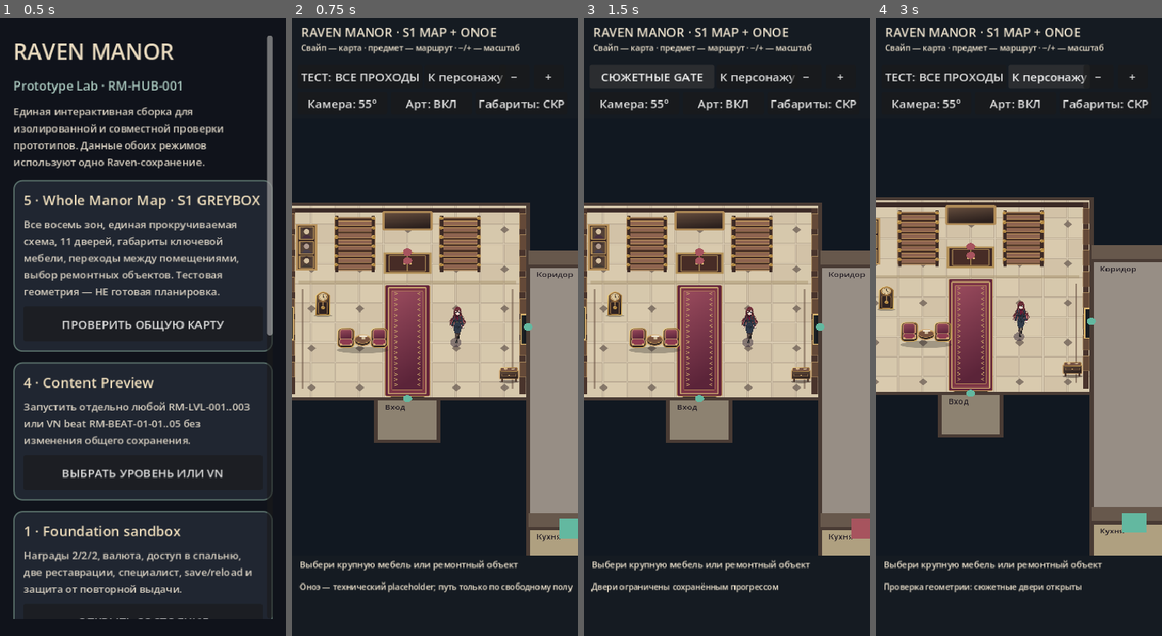
Above: before the commit, frames 1-4 (left to right).
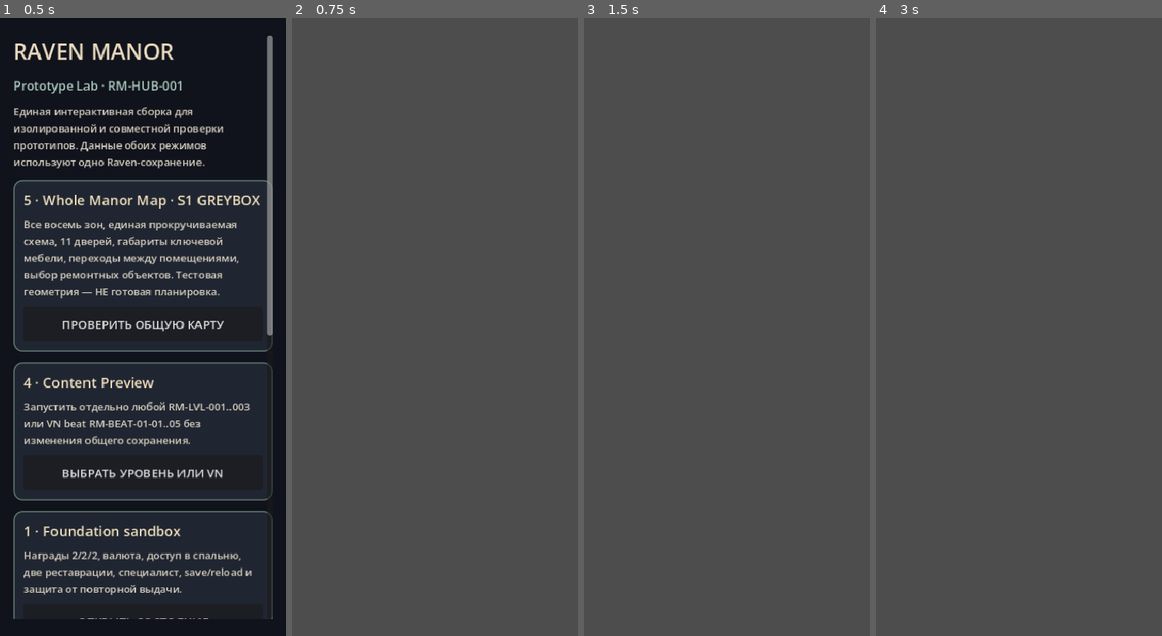
Above: after the commit, the same moments.

Repository: bezdredoff/RavenManor-Godot
Game: Godot game, scene res://scenes/raven/prototype_launcher.tscn
Same seed, same stepped clock (60 frames per second), same inputs: the game is played once before the commit and once after it.
Inputs (mouse positions are in pixels of both pictures, inside the frame that each line leads up to):
- Up to frame 1 (0.5 s): no input
- Up to frame 2 (0.75 s): click "ПРОВЕРИТЬ ОБЩУЮ КАРТУ" at 0.5 s
- Up to frame 3 (1.5 s): click (652, 73) at 1.25 s, where only the run before the commit has a clickable "ТЕСТ: ВСЕ ПРОХОДЫ"
- Up to frame 4 (3 s): click (944, 73) at 2 s, where only the run before the commit has a clickable "СЮЖЕТНЫЕ GATE"; click (1050, 73) at 2.75 s, where only the run before the commit has a clickable "К персонажу"

Frame 1 is identical in both runs. In frame 2, 98% of the frame differs, in the area x 0-100%, y 0-100%; in frame 3, 98%; in frame 4, 99%.
Error after the commit: Parse Error: Identifier "zoom_preset_button" not declared in the current scope. (res://scripts/raven/season1_map_greybox.gd:179)

Commit message:
Adopt 65 degree default, 0.74 zoom and map-scale Onoe for mobile hub framing

Diff:
--- a/scripts/raven/season1_map_greybox.gd
+++ b/scripts/raven/season1_map_greybox.gd
@@ -16,24 +16,27 @@
 const WALL_MARGIN := 28.0
 const DOOR_RADIUS := 70.0
 const FURNITURE_MARGIN := 21.0
-const DEFAULT_CAMERA_ELEVATION := 55
+const DEFAULT_CAMERA_ELEVATION := 65
+const DEFAULT_HUB_ZOOM := 0.74
+const ZOOM_PRESETS := [0.68, 0.74, 0.80]
+const ACTOR_WORLD_HEIGHT := 90.0
 const TRAVEL_SPEED := 375.0
-const TOP_UI_HEIGHT := 137.0
-const BOTTOM_UI_HEIGHT := 110.0
+const TOP_UI_HEIGHT := 86.0
+const BOTTOM_UI_HEIGHT := 90.0
 
 var rooms: Array
 var doors: Array
 var props: Array
 var world_size := Vector2(2150, 2250)
-var center := Vector2(930, 620)
-var zoom := 0.47
+var center := Vector2(750, 510)
+var zoom := DEFAULT_HUB_ZOOM
 var camera_elevation := DEFAULT_CAMERA_ELEVATION
 var floor_depth_ratio := sin(deg_to_rad(float(DEFAULT_CAMERA_ELEVATION)))
 var art_enabled := true
 var debug_art_bounds := false
 var dragging := false
 var drag_distance := 0.0
-var actor_pos := Vector2(990, 640)
+var actor_pos := Vector2(875, 635)
 var movement_points: Array[Vector2] = []
 var selected_prop: Dictionary = {}
 var repaired_in_preview := {}
@@ -149,7 +152,7 @@
 		return
 	var side := actor_sprite.animation == "side"
 	var native_height := 724.0 if side else 384.0
-	var scale_factor := (0.15 if side else 0.28) * zoom
+	var scale_factor := ACTOR_WORLD_HEIGHT * zoom / native_height
 	actor_sprite.scale = Vector2.ONE * scale_factor
 	actor_sprite.position = _screen_from_world(actor_pos) - Vector2(0, native_height * scale_factor * 0.5)
 	var screen_y := actor_sprite.position.y
@@ -172,7 +175,8 @@
 	_set_zoom(zoom / 1.17)
 
 func _set_zoom(value: float) -> void:
-	zoom = clampf(value, 0.20, 0.90)
+	zoom = clampf(value, 0.15, 1.20)
+	if is_instance_valid(zoom_preset_button): zoom_preset_button.text = "%.2f×" % zoom
 	queue_redraw()
 	_update_actor_screen()
 
@@ -353,11 +357,11 @@
 	_update_actor_screen()
 
 func _screen_from_world(p: Vector2) -> Vector2:
-	var viewport_mid := Vector2(size.x * 0.5, (TOP_UI_HEIGHT + size.y - BOTTOM_UI_HEIGHT) * 0.5)
+	var viewport_mid := _viewport_midpoint(size)
 	return viewport_mid + Vector2((p.x - center.x) * zoom, (p.y - center.y) * zoom * floor_depth_ratio)
 
 func _from_screen(p: Vector2) -> Vector2:
-	var viewport_mid := Vector2(size.x * 0.5, (TOP_UI_HEIGHT + size.y - BOTTOM_UI_HEIGHT) * 0.5)
+	var viewport_mid := _viewport_midpoint(size)
 	return center + Vector2((p.x - viewport_mid.x) / zoom, (p.y - viewport_mid.y) / (zoom * floor_depth_ratio))
 
 func _gui_input(event: InputEvent) -> void:
@@ -431,7 +435,7 @@
 
 func _draw() -> void:
 	draw_rect(Rect2(Vector2.ZERO, size), Color("111821"))
-	var viewport_mid := Vector2(size.x * 0.5, (TOP_UI_HEIGHT + size.y - BOTTOM_UI_HEIGHT) * 0.5)
+	var viewport_mid := _viewport_midpoint(size)
 	var offset := viewport_mid - Vector2(center.x * zoom, center.y * zoom * floor_depth_ratio)
 	draw_set_transform(offset, 0.0, Vector2(zoom, zoom * floor_depth_ratio))
 	var f := ThemeDB.fallback_font
